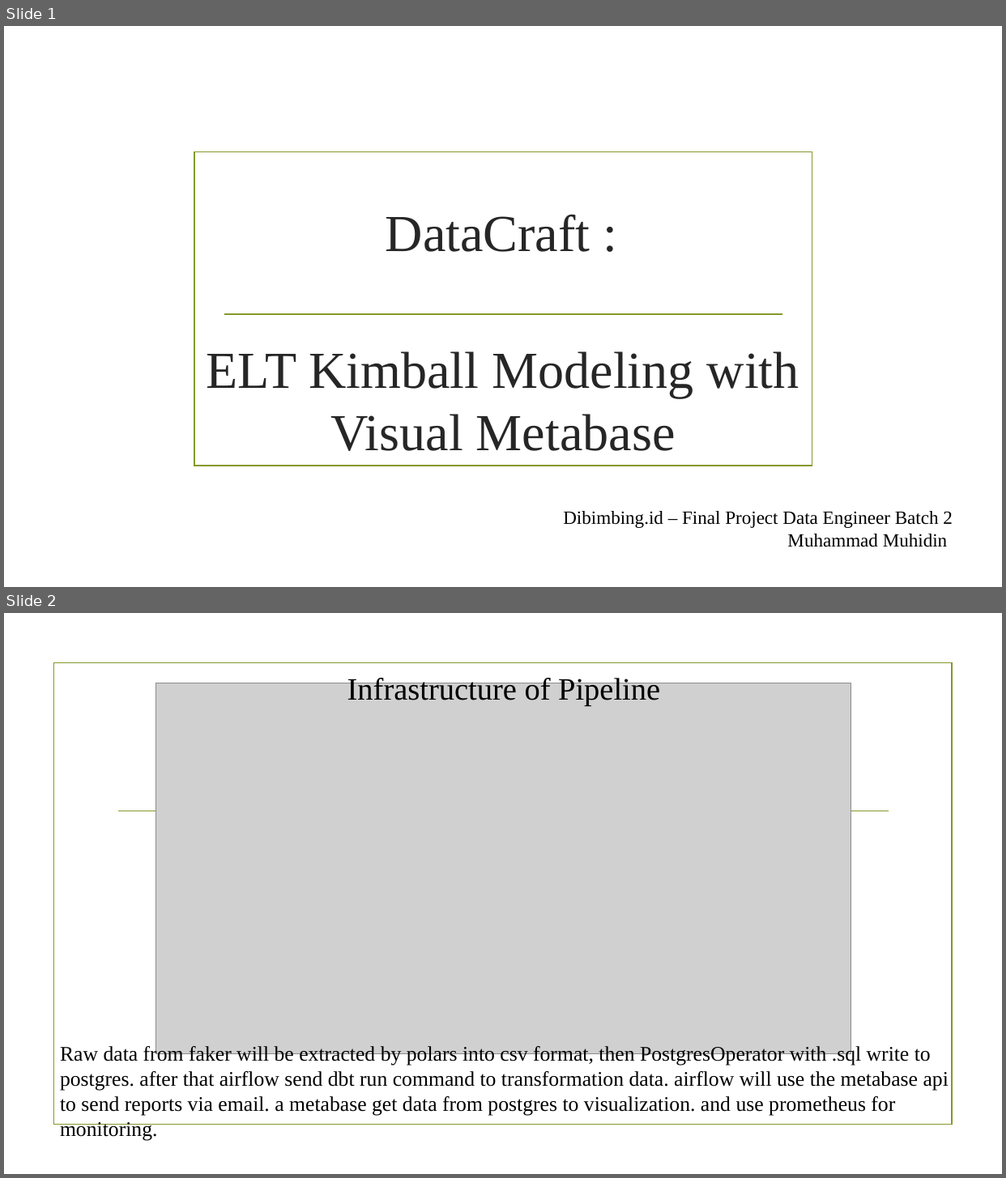
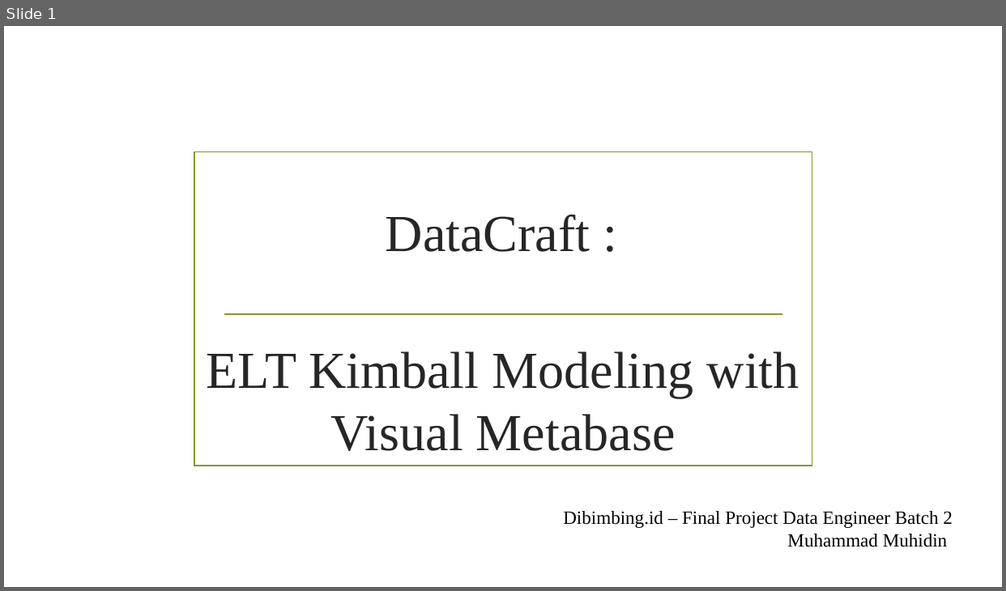
Before and after one commit to MuhammadMuhidin/DataCraft-ELT-Kimball-Modeling-with-Visual-Metabase, a slide deck: DataCraft ELT Kimball Modeling with Visual Metabase.pptx. Shown one above the other, each under a label of ours: slides 1 and 2 before the commit, slide 1 after it. The pictures are 1006x1178 and 1006x591 pixels, drawn with LibreOffice and Linux fonts; fonts in the diff are those of the drawing; grey boxes stand for pictures; background and template pictures are left out. Boxes give left, top, right and bottom in pixels: in the first picture for what was removed or moved away, otherwise in the second. Text is boxed around its words. In the diff, an @@ line names an element or a change of style, - is before the commit and + after.

Commit message:
add slide about Prometheus

```diff
--- a/DataCraft ELT Kimball Modeling with Visual Metabase.pptx
+++ b/DataCraft ELT Kimball Modeling with Visual Metabase.pptx
@@ slide 2 removed at [4, 613, 1002, 1174], background picture (left out) @@
@@ rectangle removed at [53, 663, 952, 1125] @@
@@ picture removed at [156, 683, 851, 1054] @@
@@ text removed at [347, 676, 660, 707] @@
-Infrastructure of Pipeline
@@ line removed from (118, 811) to (889, 811) @@
@@ text removed at [60, 1045, 948, 1115] @@
-Raw data from faker will be extracted by polars into csv format, then PostgresOperator with .sql write to postgres. after that airflow send dbt run command to transformation data. airflow will use the metabase api to send reports via email. a metabase get data from postgres to visualization. and use prometheus for monitoring.
```
Also in this commit, not shown: 2 slides changed, 3 slides added, 1 other slide removed.
